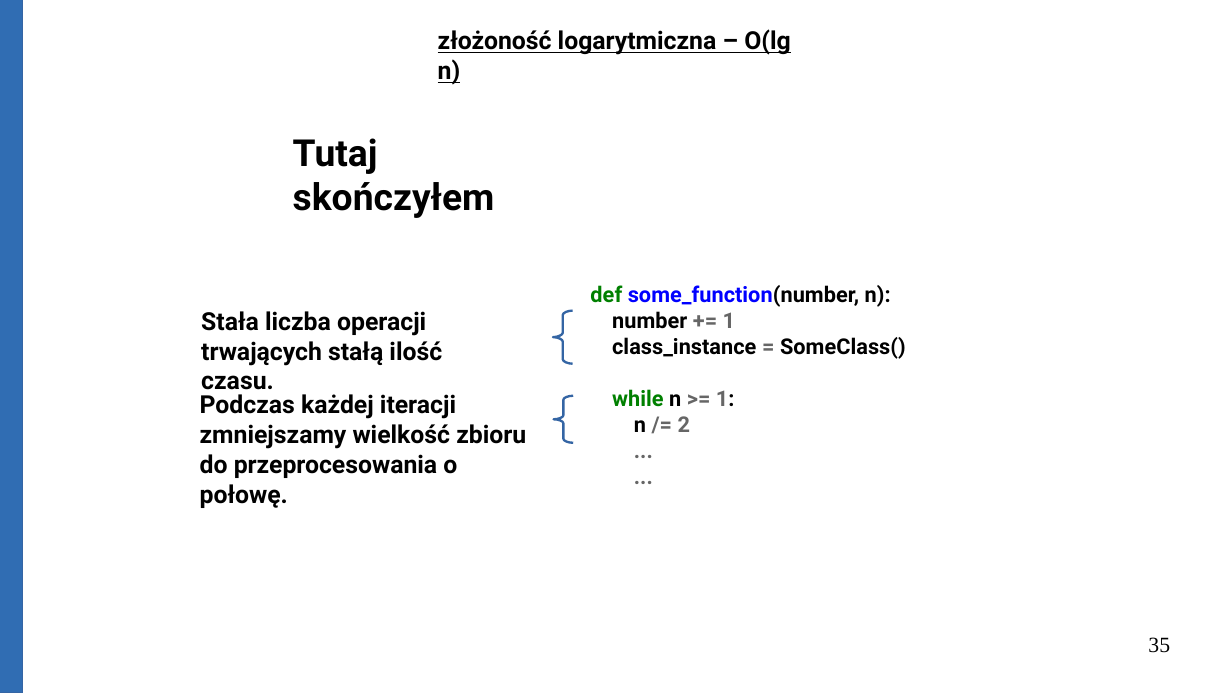
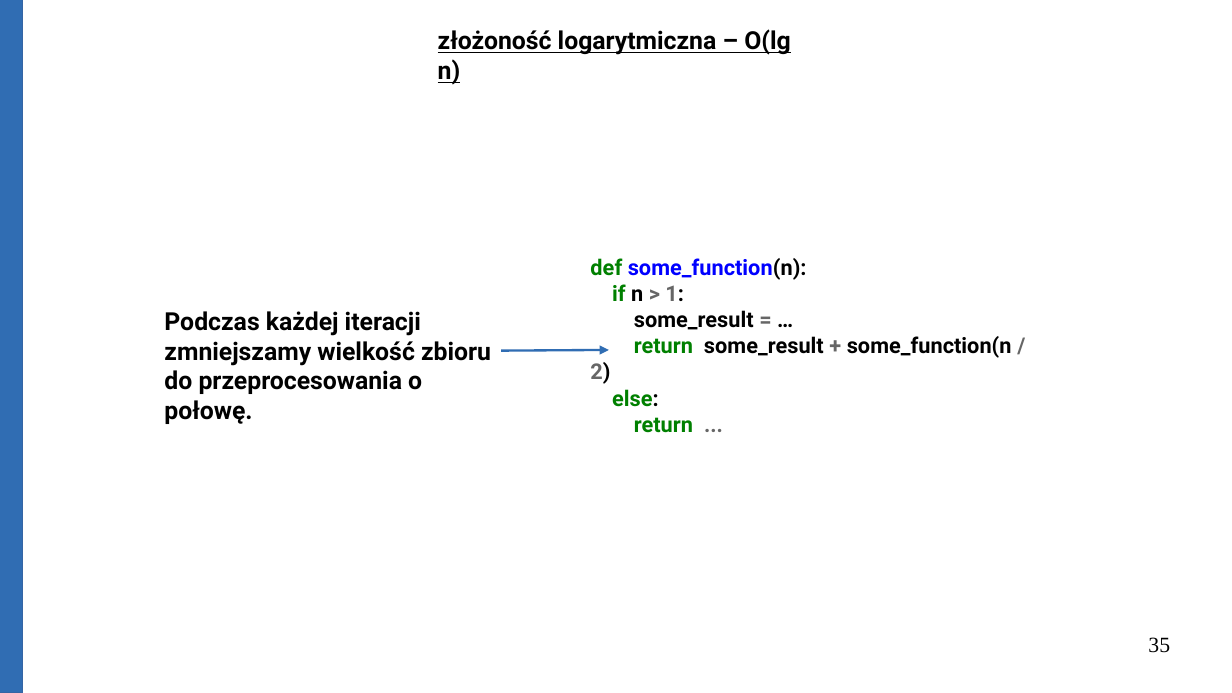
Before and after one commit to Michael-Wisniewski/algorithmic-workshop, a slide deck: slide 35 of gotowa.odp. Drawn at 1232x693 pixels with LibreOffice and Linux fonts; fonts in the diff are those of the drawing. Boxes give left, top, right and bottom in pixels: in the first picture for what was removed or moved away, otherwise in the second. Text is boxed around its words. In the diff, an @@ line names an element or a change of style, - is before the commit and + after.

Commit message:
Update presentation.

```diff
--- a/gotowa.odp
+++ b/gotowa.odp
@@ text removed at <box>293,138,495,218</box> @@
-Tutaj skończyłem
@@ text at <box>590,258,1012,433</box>: text changed @@
-def some_function(number, n):
-number += 1
-class_instance = SomeClass()
-while n >= 1:
-n /= 2
-...
-...
+def some_function(n):
+if n > 1:
+some_result = …
+return some_result + some_function(n / 2)
+else:
+return ...
@@ text "Podczas każdej iteracji zmniejszamy wielkość ...": place and size @@
-text "Podczas każdej iteracji zmniejszamy wielkość ..." at <box>200,394,526,508</box>
+text "Podczas każdej iteracji zmniejszamy wielkość ..." at <box>164,311,491,424</box>
@@ text removed at <box>201,311,442,396</box> @@
-Stała liczba operacji trwających stałą ilość czasu.
@@ freeform shape removed at <box>553,311,574,364</box> @@
@@ arrow added from (502, 351) to (609, 350), #306DB3 1.5 pt @@
@@ freeform shape removed at <box>553,396,574,443</box> @@
```
Also in this commit, not shown: 6 other slides changed, 11 slides added, 1 slide removed, 3 other files.
